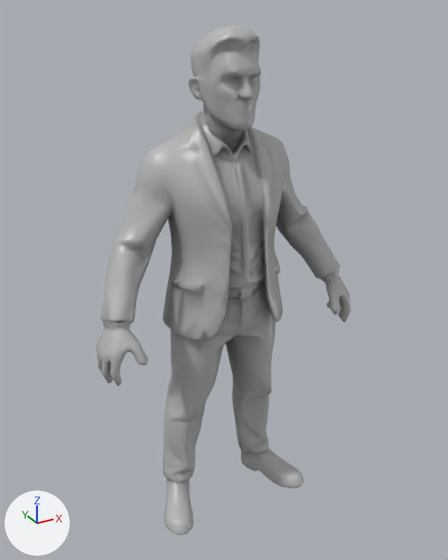
Renders of the glTF model app/story/models/vecino.glb from each side of a commit.
One viewpoint serves both versions: a camera (50 mm lens) standing at (-1.009, -1.822, 1.883) and looking at (0.005, 0.02, 0.962). Every picture has the same lights, and +X, +Y and +Z are marked at lower left. The older version comes first.

Script lines for the objects in view, before the commit:
```python
me_model_001 = bpy.data.meshes.new('model.001')
me_model_001.from_pydata(...)  # 4002 vertices, 8000 faces; spans x -0.52..0.52, y -0.17..0.17, z 0.0..1.83
me_model_001.materials.append(mat_model)
ob_vecino = bpy.data.objects.new('Vecino', me_model_001)
ob_vecino.location = (0.0, 0.0, 0.0)
```
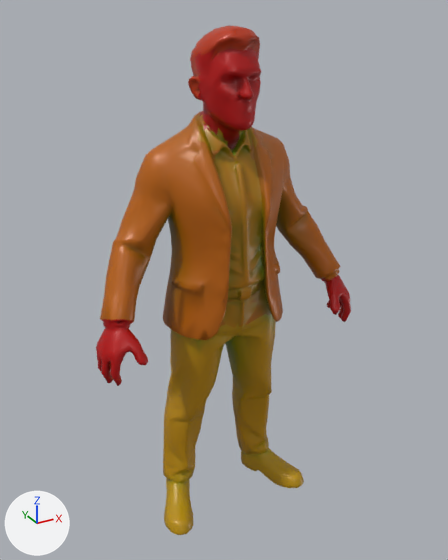
Where the change shows, as pixel boxes [x1, y1, x2, y2] in the pictures (448 x 560 px):
part 1 of me_model_001, recoloured (white to orange)
    both: [100, 25, 340, 340]
part 2 of me_model_001, recoloured (darker)
    both: [163, 134, 304, 535]
part 3 of me_model_001, recoloured
    both: [100, 74, 343, 492]
part 4 of me_model_001, recoloured
    both: [96, 36, 351, 386]
part 5 of me_model_001, recoloured
    both: [108, 78, 341, 373]

Diff of the bpy script that builds the scene:
```diff
--- a/app/story/models/vecino.glb.py
+++ b/app/story/models/vecino.glb.py
@@ me_model_001 @@
 me_model_001.from_pydata(...)  # 4002 vertices, 8000 faces; spans x -0.52..0.52, y -0.17..0.17, z 0.0..1.83
 # used by ob_vecino; location = (0.0, 0.0, 0.0)
+# me_model_001 part 1: 1913 faces centred in x -0.48..0.48, y -0.16..0.17, z 0.83..1.83 are repainted in the vertex colours; the middle colour goes from white #fefefe to orange #fe8900
+# me_model_001 part 2: 2126 faces centred in x -0.31..0.31, y -0.16..0.17, z 0.0..1.5 are repainted in the vertex colours; the middle colour goes from white #fdfdfd to yellow #fdbc00
+# me_model_001 part 3: 1620 faces centred in x -0.51..0.51, y -0.16..0.16, z 0.01..1.69 are repainted in the vertex colours; the middle colour goes from light grey #dbdbdb to yellow #dba500
+# me_model_001 part 4: 1527 faces centred in x -0.51..0.51, y -0.17..0.11, z 0.73..1.8 are repainted in the vertex colours; the middle colour goes from white #f8f8f8 to red #f80000
+# me_model_001 part 5: 814 faces centred in x -0.5..0.5, y -0.15..0.16, z 0.61..1.68 are repainted in the vertex colours; the middle colour goes from grey #a1a1a1 to yellow #a18900
 me_model_001.materials.append(mat_model)
```
